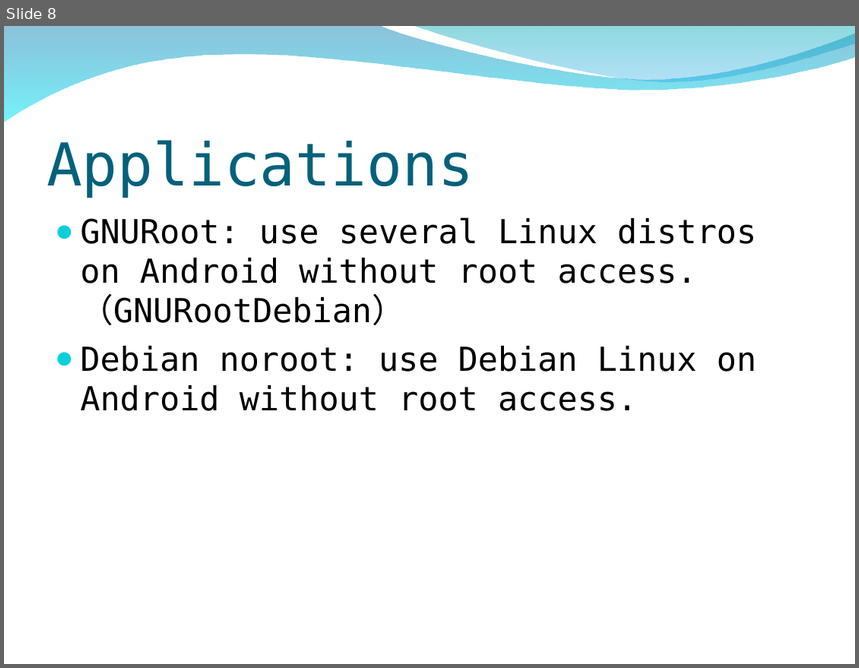
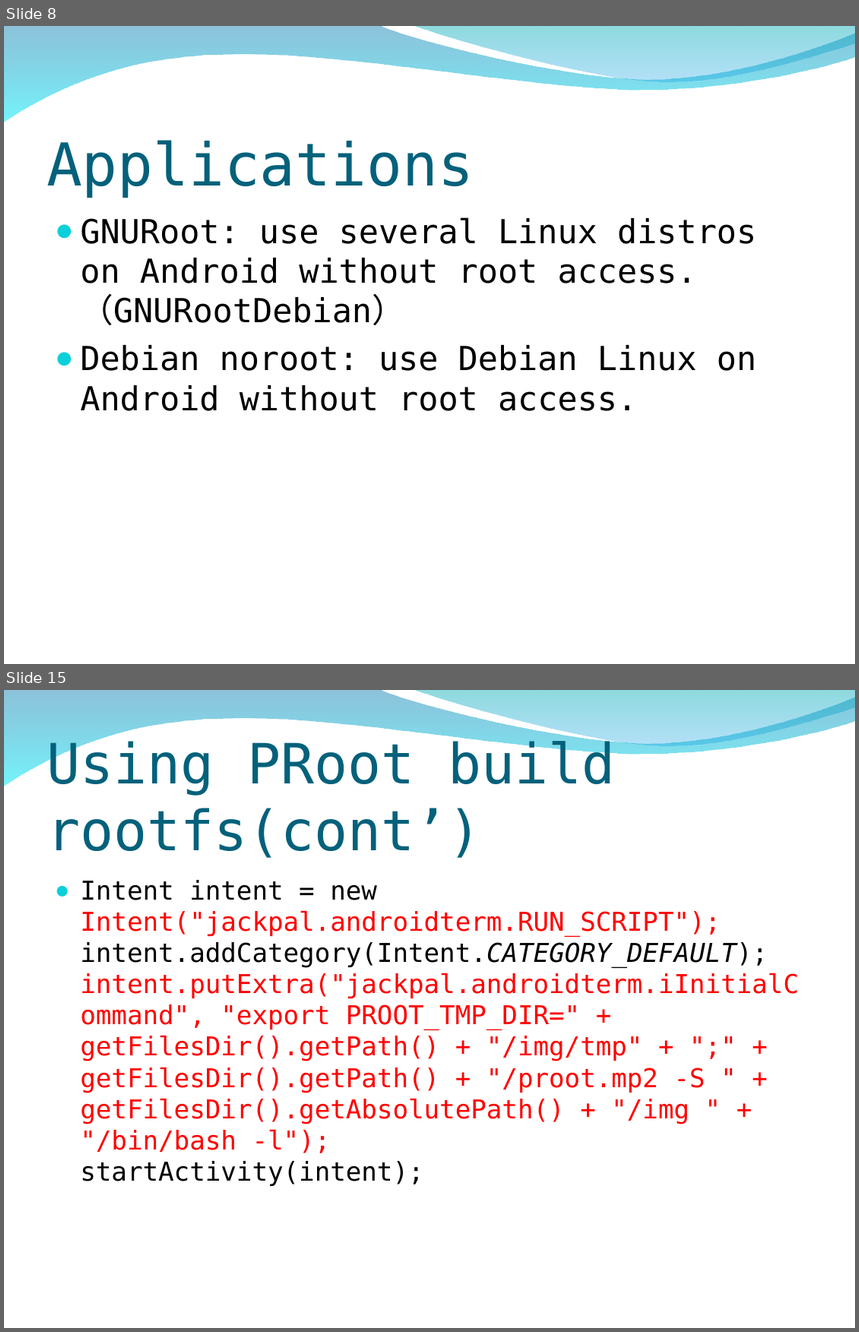
Before and after one commit to peter279k/regular_meeting, a slide deck: Proot.ppt. Shown one above the other, each under a label of ours: slide 8 before the commit, slides 8 and 15 after it; the slides between them are not shown. The pictures are 859x668 and 859x1332 pixels, drawn with LibreOffice and Linux fonts; fonts in the diff are those of the drawing; background and template pictures are left out. Boxes give left, top, right and bottom in pixels: in the first picture for what was removed or moved away, otherwise in the second. Text is boxed around its words. In the diff, an @@ line names an element or a change of style, - is before the commit and + after.

Commit message:
add proot info build 心得與安全性議題

```diff
--- a/Proot.ppt
+++ b/Proot.ppt
@@ slide 15 added at (x1=4, y1=690, x2=855, y2=1328), background picture (left out); not listed: 2 template elements that a slide beside it also shows @@
@@ title added at (x1=47, y1=739, x2=615, y2=858), 47 pt, text #04617B @@
+Using PRoot build rootfs(cont’)
@@ text added at (x1=80, y1=880, x2=799, y2=1186), 22 pt, text #FF0000 @@
+  ● Intent intent = new Intent("jackpal.androidterm.RUN_SCRIPT");
+    intent.addCategory(Intent.CATEGORY_DEFAULT);
+    intent.putExtra("jackpal.androidterm.iInitialCommand", "export PROOT_TMP_DIR=" + getFilesDir().getPath() + "/img/tmp" + ";" + getFilesDir().getPath() + "/proot.mp2 -S " + getFilesDir().getAbsolutePath() + "/img " + "/bin/bash -l");
+    startActivity(intent);
```
Also in this commit, not shown: 2 slides changed, 10 other slides added.
